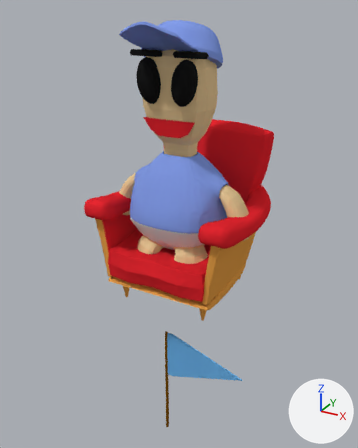
Before and after pictures for a commit that changed the Blender file Assets/Art/3D/Animated_Fan.blend.
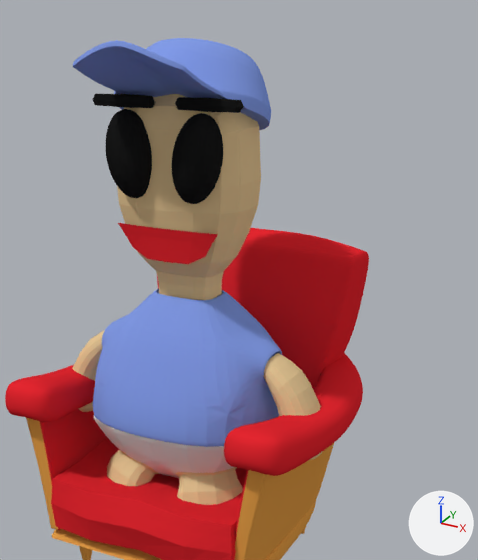
Each version appears first whole from a 50 mm lens placed at (4.15, -7.55, 5.25), pointed at (-0.28, 0.5, 1.23), and next in a close-up on the part from 23% to 92% of the width and 0% to 65% of the height. Arrows for +X, +Y and +Z are at lower right; the lights stay in place.

The first close-up shows 'ArmRest', 'Body', 'Body.001', 'Pants', 'eyes'.
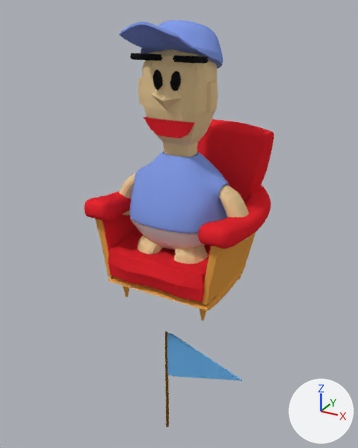
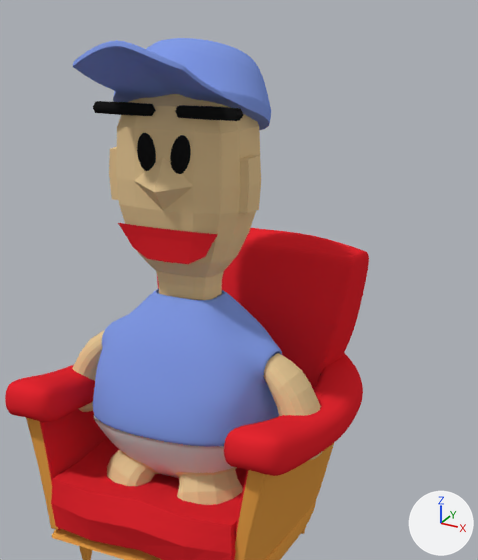
Changed parts and their boxes (x1, y1, x2, y2) in the close-ups (478 x 560 px; the box of a moved part takes in the faces that stretch with it):
'eyes', reshaped (44% shorter): before (73, 38, 271, 204); after (73, 38, 271, 130)
'eyes.004', added (black): after (175, 105, 244, 121)
'eyes.003', added (black): after (93, 101, 156, 116)
'eyes.002', added (black): after (170, 135, 191, 174)
'eyes.001', added (black): after (137, 133, 156, 171)
part 1 of me_cube, added: after (239, 155, 261, 213)
part 2 of me_cube, added: after (109, 147, 119, 200)
part 3 of me_cube, moved or reshaped: before (135, 156, 193, 213); after (134, 155, 194, 213)
part 4 of me_sphere, deleted (black): before (106, 109, 152, 198)
part 5 of me_sphere, deleted (black): before (172, 113, 223, 204)
part 6 of me_sphere, deleted (black): before (175, 97, 244, 113)
part 7 of me_sphere, deleted (black): before (93, 94, 156, 108)

Edits to the bpy script that builds the scene:
```text
Change me_cube:
    used by ob_body; location = (0.0, 0.0, 1.76); scale = (0.489, 0.489, 0.489)
    remove me_cube.from_pydata(...)  # 829 vertices, 784 faces; spans x -2.87..2.87, y -1.71..0.91, z -2.54..5.92
    add me_cube.from_pydata(...)  # 865 vertices, 820 faces; spans x -2.87..2.87, y -1.71..0.91, z -2.54..5.92
    me_cube part 1: 30 vertices added at x 1.23..1.46, y -0.42..0.0, z 3.93..4.86
    me_cube part 2: 6 vertices added at x -1.46..-1.39, y -0.42..0.0, z 3.93..4.86
    me_cube part 3: 1 vertex moved from x 0.0, y -0.91, z 4.41 to x 0.0, y -1.19, z 4.3
Change me_sphere:
    where me_sphere.from_pydata(...)  # 2906 vertices, 2896 faces; spans x -4.41..4.41, y -1.69..9.26, z -2.45..5.44
    used by ob_eyes; location = (0.0, -0.84, 4.16); scale = (0.163, 0.163, 0.163)
    remove me_sphere.materials.append(mat_eyemat)  # black #1b1b1b
    me_sphere part 4: the loose piece of 482 vertices spanning x -3.29..-0.66, y 1.24..3.81, z -2.45..2.05 is deleted
    me_sphere part 5: the loose piece of 482 vertices spanning x 0.66..3.29, y 1.24..3.81, z -2.45..2.05 is deleted
    me_sphere part 6: the loose piece of 42 vertices spanning x 0.56..4.41, y 2.41..3.07, z 2.09..2.75 is deleted
    me_sphere part 7: the loose piece of 42 vertices spanning x -4.41..-0.56, y 2.41..3.07, z 2.09..2.75 is deleted
Add me_sphere_001:
    me_sphere_001.from_pydata(...)  # 482 vertices, 480 faces; spans x -3.29..-0.66, y 1.24..3.81, z -2.45..2.05
    me_sphere_001.polygons.foreach_set('use_smooth', [True] * 480)
    me_sphere_001.materials.append(mat_eyemat)  # black #1b1b1b
Add me_sphere_002:
    me_sphere_002.from_pydata(...)  # 482 vertices, 480 faces; spans x 0.66..3.29, y 1.24..3.81, z -2.45..2.05
    me_sphere_002.polygons.foreach_set('use_smooth', [True] * 480)
    me_sphere_002.materials.append(mat_eyemat)  # black #1b1b1b
Add me_sphere_003:
    me_sphere_003.from_pydata(...)  # 42 vertices, 40 faces; spans x -4.41..-0.56, y 2.41..3.07, z 2.09..2.75
    me_sphere_003.polygons.foreach_set('use_smooth', [True] * 40)
    me_sphere_003.materials.append(mat_eyemat)  # black #1b1b1b
Add me_sphere_004:
    me_sphere_004.from_pydata(...)  # 42 vertices, 40 faces; spans x 0.56..4.41, y 2.41..3.07, z 2.09..2.75
    me_sphere_004.materials.append(mat_eyemat)  # black #1b1b1b
Add ob_eyes_001:
    ob_eyes_001 = bpy.data.objects.new('eyes.001', me_sphere_001)
    ob_eyes_001.location = (0.0, -0.58, 4.16)
    ob_eyes_001.scale = (0.0817, 0.0817, 0.0817)
Add ob_eyes_002:
    ob_eyes_002 = bpy.data.objects.new('eyes.002', me_sphere_002)
    ob_eyes_002.location = (0.0, -0.58, 4.16)
    ob_eyes_002.scale = (0.0817, 0.0817, 0.0817)
Add ob_eyes_003:
    ob_eyes_003 = bpy.data.objects.new('eyes.003', me_sphere_003)
    ob_eyes_003.location = (0.0, -0.84, 4.1)
    ob_eyes_003.scale = (0.163, 0.163, 0.163)
Add ob_eyes_004:
    ob_eyes_004 = bpy.data.objects.new('eyes.004', me_sphere_004)
    ob_eyes_004.location = (0.0, -0.84, 4.1)
    ob_eyes_004.scale = (0.163, 0.163, 0.163)
```
